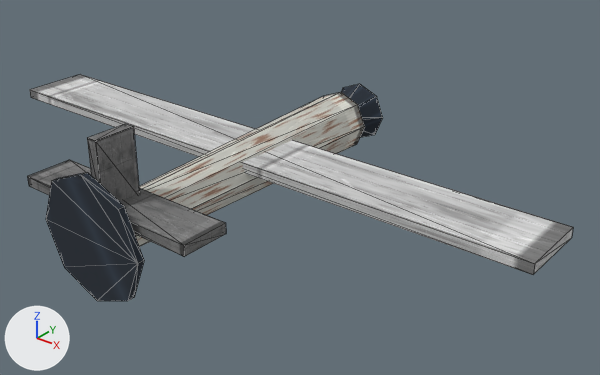
Before and after pictures for a commit that changed the glTF model data/models/colony_orlan.glb.
The view is the same before and after, from a 50 mm lens placed at (1.545, -1.65, 1.326), pointed at (0.16, 0.081, 0.253). Every picture has the same lights, and +X, +Y and +Z are marked at lower left. The picture after the commit comes second. Mesh edges are drawn as thin lines. Vertices at exactly the same position are counted once.

The first picture shows 'hull'.
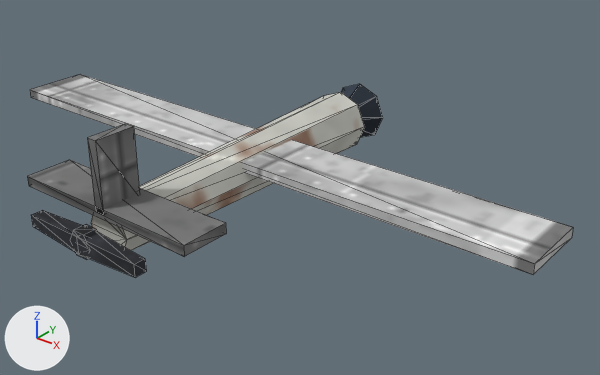
Edits to the scene script, one JSON object a line:
```json
{"block": "me_hull", "where": "# used by ob_hull; location = (0.0, 0.0, 0.0)"}
{"op": "remove", "block": "me_hull", "code": "me_hull.from_pydata(...)  # 72 vertices, 120 faces; spans x -0.95..0.95, y -0.56..0.61, z 0.12..0.56"}
{"op": "add", "block": "me_hull", "code": "me_hull.from_pydata(...)  # 56 vertices, 92 faces; spans x -0.95..0.95, y -0.52..0.61, z 0.2..0.56"}
{"block": "me_hull", "change": "me_hull part 1: the loose piece of 16 vertices spanning x -0.18..0.18, y -0.56..-0.54, z 0.12..0.48 is deleted"}
{"block": "me_hull", "change": "me_hull part 2: 89 kept faces spanning x -0.95..0.95, y -0.52..0.61, z 0.2..0.56 get new texture (UV) coordinates"}
{"op": "add", "block": "me_spin0", "code": ["me_spin0 = bpy.data.meshes.new('spin0')", "me_spin0.from_pydata(...)  # 30 vertices, 44 faces; spans x -0.2..0.2, y -0.025..0.025, z -0.035..0.035", "me_spin0.materials.append(mat_palette)  # picture img_color"]}
{"op": "add", "block": "ob_spin0", "code": ["ob_spin0 = bpy.data.objects.new('spin0', me_spin0)", "ob_spin0.location = (0.0, -0.57, 0.3)"]}
```

Location of each change, (x1, y1, x2, y2) in pixels of the pictures (600 x 375 px):
```json
{"object": "hull", "change": "reshaped", "before": [27, 74, 573, 301], "after": [27, 74, 573, 275], "on screen": "11% shorter"}
{"object": "spin0", "change": "added", "after": [31, 210, 147, 278]}
{"part": 1, "of": "me_hull", "change": "deleted", "before": [46, 172, 144, 301]}
{"part": 2, "of": "me_hull", "change": "surface changed", "before": [27, 76, 573, 275], "after": [27, 76, 573, 275]}
```
